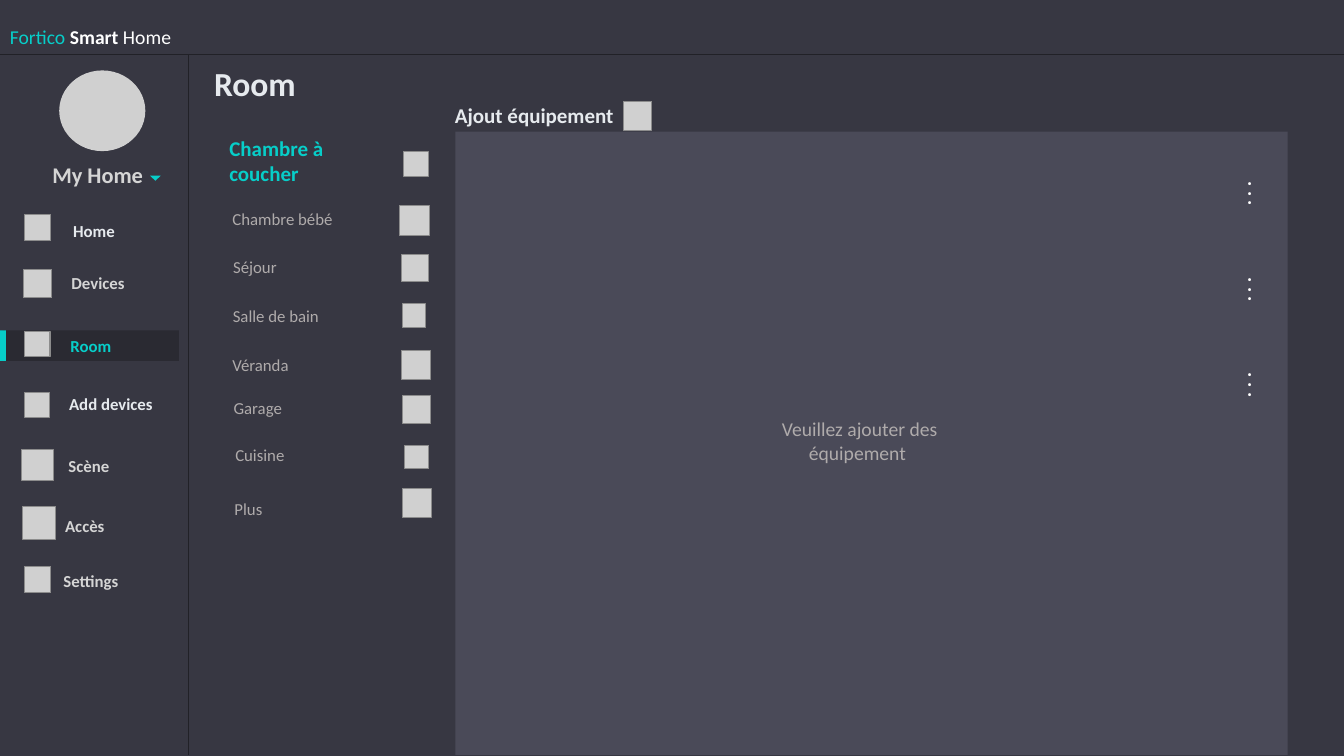
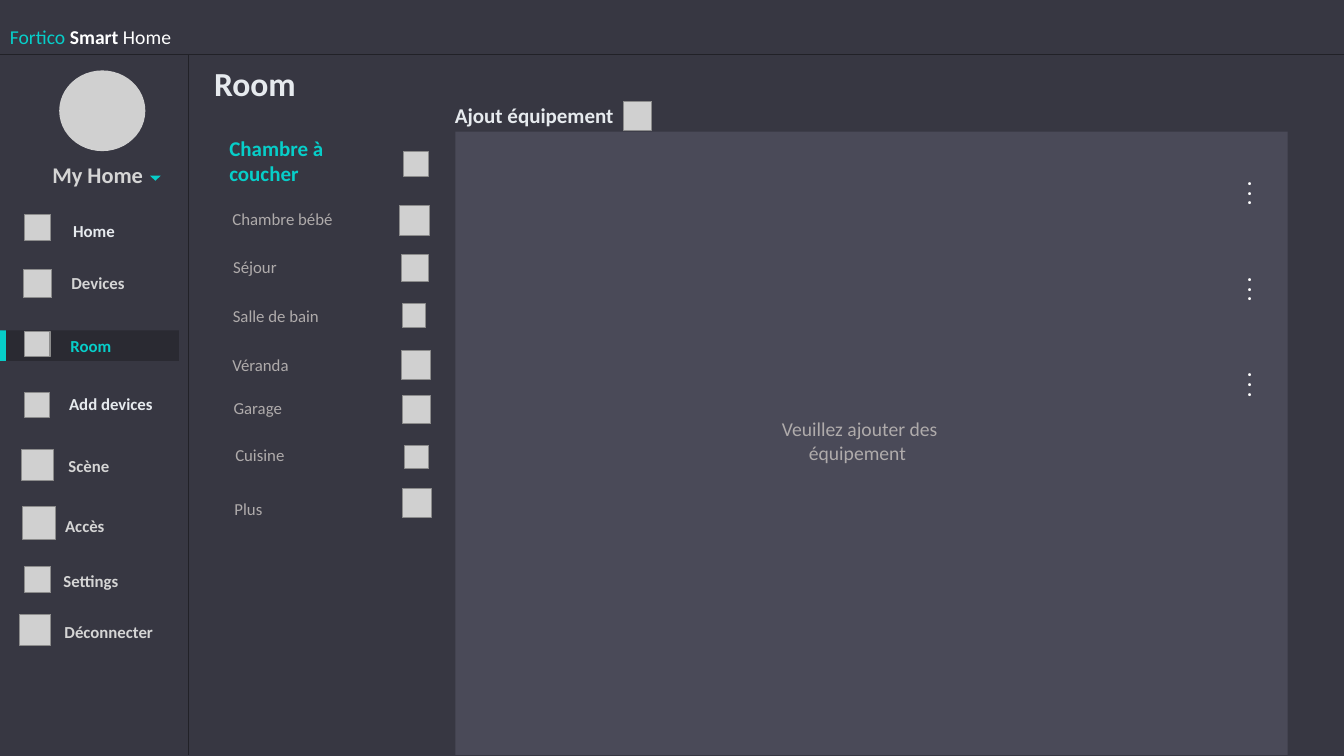
Before and after one commit to Fortuno-tech/Software, a slide deck: slide 24 of UI-model/UI design Fortico.pptx (slide 18 before the commit). Drawn at 1344x756 pixels with LibreOffice and Linux fonts; fonts in the diff are those of the drawing; grey boxes stand for pictures. Boxes give left, top, right and bottom in pixels: in the first picture for what was removed or moved away, otherwise in the second. Text is boxed around its words. In the diff, an @@ line names an element or a change of style, - is before the commit and + after.

```diff
--- a/UI-model/UI design Fortico.pptx
+++ b/UI-model/UI design Fortico.pptx
@@ picture added at bbox=[20, 614, 51, 645] @@
@@ text added at bbox=[64, 626, 152, 638], 12 pt, text #D5D5D5, bold @@
+Déconnecter
```
Also in this commit, not shown: 11 other slides changed, 6 slides added, 7 other files.
